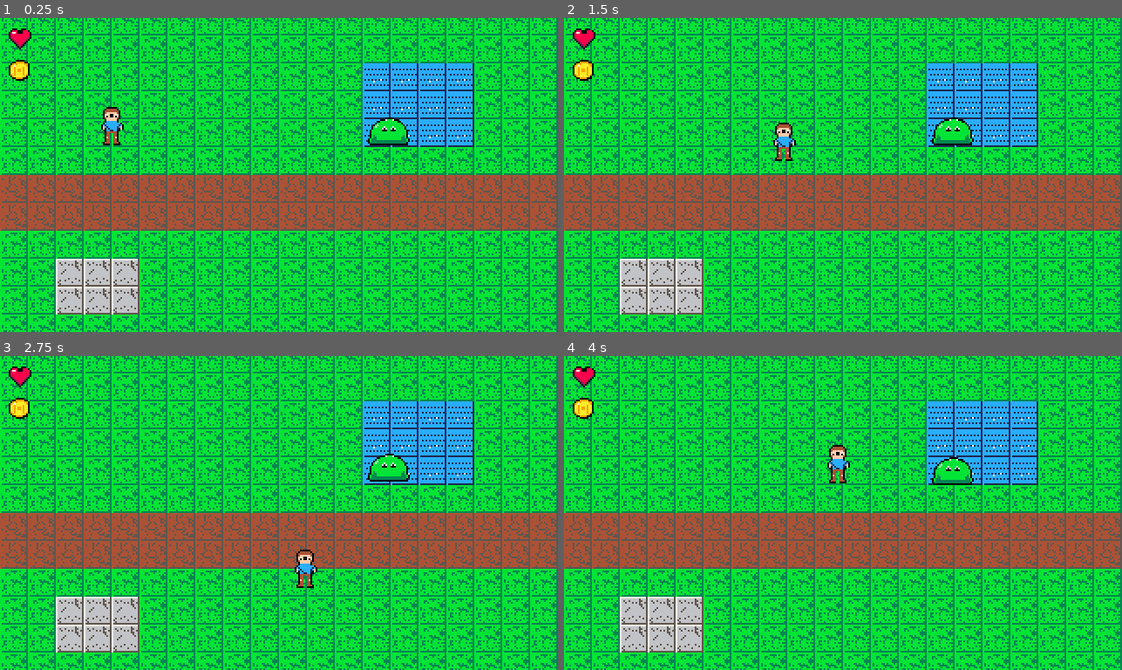
Above: before the commit, frames 1-4 (two rows, left to right).
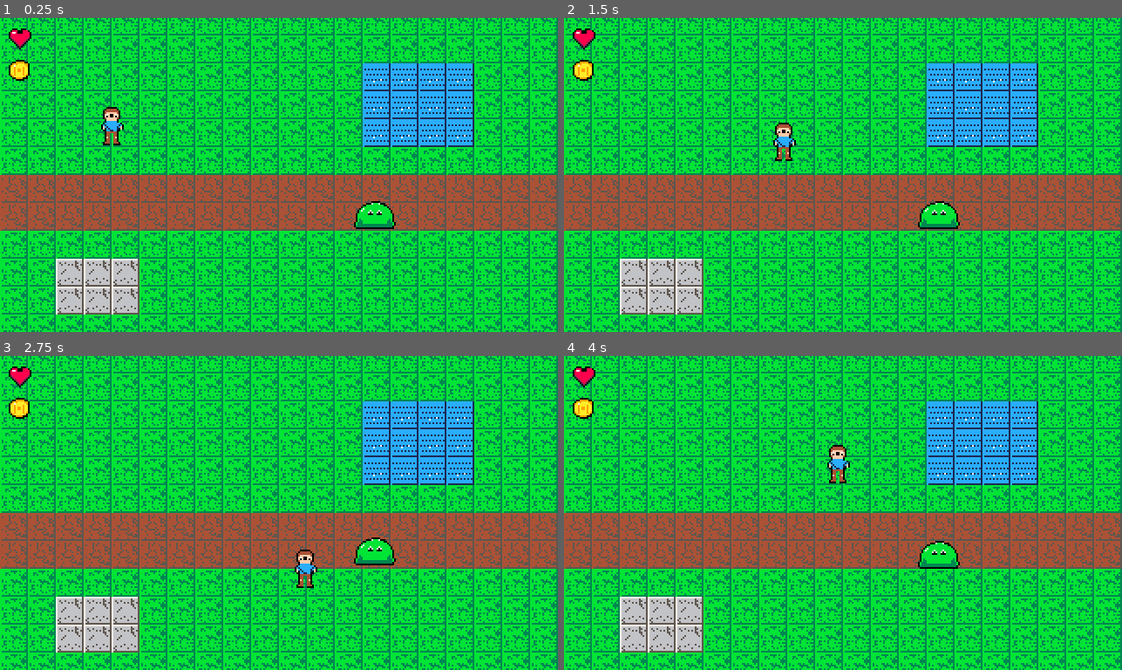
Above: after the commit, the same moments.

Repository: jarmstrong158/meristem
Game: Godot game, scene res://scenes/main.tscn
Same seed, same stepped clock (60 frames per second), same inputs: the game is played once before the commit and once after it.
Inputs:
- Up to frame 1 (0.25 s): no input
- Up to frame 2 (1.5 s): hold D (move_right) 0.53-1.28 s; hold S (move_down) from 1.28 s (still down)
- Up to frame 3 (2.75 s): release S (move_down) at 2.03 s; hold D (move_right) from 2.03 s (still down)
- Up to frame 4 (4 s): release D (move_right) at 2.78 s; hold W (move_up) 2.78-3.53 s; hold A (move_left) from 3.53 s (still down)

The runs differ from the first frame. In frame 1, 1.1% of the frame differs, in the area x 63-74%, y 31-68%; in frame 2, 1.1%; in frame 3, 1.1%; in frame 4, 1.1%.

Commit message:
fix(compiler): place slime on grass, not the water pond (verifier-found)
The Phase 4 visual loop flagged the enemy standing on the water pond. Move the
enemy spawn to a grass tile and re-verify: captured frame now shows the slime on
grass. Demonstrates the verify -> fix -> re-verify loop end to end.

Follow-up (dec-0016): drive entity placement from the spec + keep enemies off
impassable tiles, rather than hardcoded positions.

Diff:
--- a/examples/slice-01/game/assets/char_player_idle.png.prov.json
+++ b/examples/slice-01/game/assets/char_player_idle.png.prov.json
@@ -2,7 +2,7 @@
   "backend": "agent-drawn",
   "contract_hash": "sha256:feaa81f962b43944132d6f175e065157",
   "contract_name": "bakeoff-pico8-v1",
-  "created_at": "2026-07-22T15:37:02+00:00",
+  "created_at": "2026-07-22T15:47:46+00:00",
   "gate_version": "0.1.0",
   "human_edited": false,
   "model": null,
--- a/examples/slice-01/game/assets/enemy_slime_idle.png.prov.json
+++ b/examples/slice-01/game/assets/enemy_slime_idle.png.prov.json
@@ -2,7 +2,7 @@
   "backend": "agent-drawn",
   "contract_hash": "sha256:feaa81f962b43944132d6f175e065157",
   "contract_name": "bakeoff-pico8-v1",
-  "created_at": "2026-07-22T15:37:02+00:00",
+  "created_at": "2026-07-22T15:47:46+00:00",
   "gate_version": "0.1.0",
   "human_edited": false,
   "model": null,
--- a/examples/slice-01/game/assets/icon_sword.png.prov.json
+++ b/examples/slice-01/game/assets/icon_sword.png.prov.json
@@ -2,7 +2,7 @@
   "backend": "agent-drawn",
   "contract_hash": "sha256:feaa81f962b43944132d6f175e065157",
   "contract_name": "bakeoff-pico8-v1",
-  "created_at": "2026-07-22T15:37:02+00:00",
+  "created_at": "2026-07-22T15:47:46+00:00",
   "gate_version": "0.1.0",
   "human_edited": false,
   "model": null,
--- a/examples/slice-01/game/assets/tile_dirt.png.prov.json
+++ b/examples/slice-01/game/assets/tile_dirt.png.prov.json
@@ -2,7 +2,7 @@
   "backend": "procedural",
   "contract_hash": "sha256:feaa81f962b43944132d6f175e065157",
   "contract_name": "bakeoff-pico8-v1",
-  "created_at": "2026-07-22T15:37:02+00:00",
+  "created_at": "2026-07-22T15:47:46+00:00",
   "gate_version": "0.1.0",
   "human_edited": false,
   "model": null,
--- a/examples/slice-01/game/assets/tile_grass.png.prov.json
+++ b/examples/slice-01/game/assets/tile_grass.png.prov.json
@@ -2,7 +2,7 @@
   "backend": "procedural",
   "contract_hash": "sha256:feaa81f962b43944132d6f175e065157",
   "contract_name": "bakeoff-pico8-v1",
-  "created_at": "2026-07-22T15:37:02+00:00",
+  "created_at": "2026-07-22T15:47:46+00:00",
   "gate_version": "0.1.0",
   "human_edited": false,
   "model": null,
--- a/examples/slice-01/game/assets/tile_stone.png.prov.json
+++ b/examples/slice-01/game/assets/tile_stone.png.prov.json
@@ -2,7 +2,7 @@
   "backend": "procedural",
   "contract_hash": "sha256:feaa81f962b43944132d6f175e065157",
   "contract_name": "bakeoff-pico8-v1",
-  "created_at": "2026-07-22T15:37:02+00:00",
+  "created_at": "2026-07-22T15:47:46+00:00",
   "gate_version": "0.1.0",
   "human_edited": false,
   "model": null,
--- a/examples/slice-01/game/assets/tile_water.png.prov.json
+++ b/examples/slice-01/game/assets/tile_water.png.prov.json
@@ -2,7 +2,7 @@
   "backend": "procedural",
   "contract_hash": "sha256:feaa81f962b43944132d6f175e065157",
   "contract_name": "bakeoff-pico8-v1",
-  "created_at": "2026-07-22T15:37:02+00:00",
+  "created_at": "2026-07-22T15:47:46+00:00",
   "gate_version": "0.1.0",
   "human_edited": false,
   "model": null,
--- a/examples/slice-01/game/assets/ui_coin.png.prov.json
+++ b/examples/slice-01/game/assets/ui_coin.png.prov.json
@@ -2,7 +2,7 @@
   "backend": "agent-drawn",
   "contract_hash": "sha256:feaa81f962b43944132d6f175e065157",
   "contract_name": "bakeoff-pico8-v1",
-  "created_at": "2026-07-22T15:37:02+00:00",
+  "created_at": "2026-07-22T15:47:46+00:00",
   "gate_version": "0.1.0",
   "human_edited": false,
   "model": null,
--- a/examples/slice-01/game/assets/ui_heart.png.prov.json
+++ b/examples/slice-01/game/assets/ui_heart.png.prov.json
@@ -2,7 +2,7 @@
   "backend": "agent-drawn",
   "contract_hash": "sha256:feaa81f962b43944132d6f175e065157",
   "contract_name": "bakeoff-pico8-v1",
-  "created_at": "2026-07-22T15:37:02+00:00",
+  "created_at": "2026-07-22T15:47:46+00:00",
   "gate_version": "0.1.0",
   "human_edited": false,
   "model": null,
--- a/examples/slice-01/game/scenes/main.tscn
+++ b/examples/slice-01/game/scenes/main.tscn
@@ -15,7 +15,7 @@
 position = Vector2(64, 80)
 
 [node name="Enemy" parent="." instance=ExtResource("2_enemy")]
-position = Vector2(224, 80)
+position = Vector2(216, 128)
 
 [node name="Camera2D" type="Camera2D" parent="."]
 position = Vector2(160, 96)
Not shown, changed: packages/compiler/meristem_compiler/scenes.py
